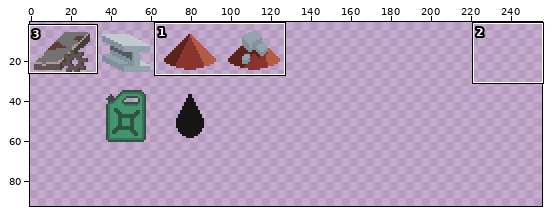
Two states of a pixel-art file, assets/icons/items/items.aseprite. Above, an overview of the earlier version with the close-up marked.
Close-up. Before the commit:
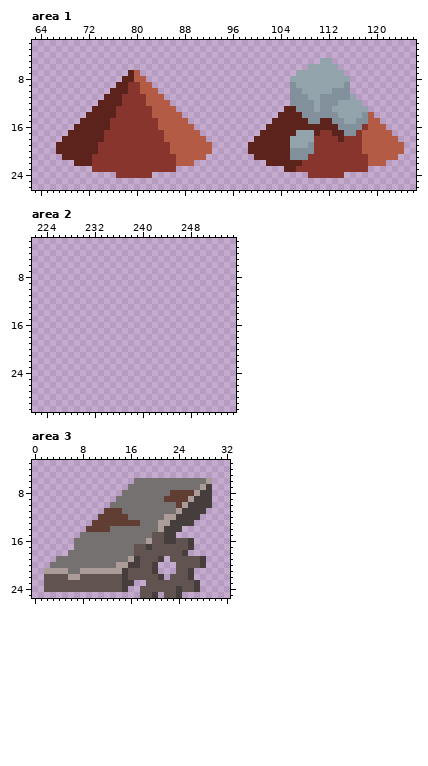
256x256 pixels, 1 frame. Colours within 5 levels of each other are drawn and written as one. Shown: area 1: x 63..126, y 2..26; area 2: x 222..255, y 2..30; area 3: x 0..32, y 3..25. The wide view leaves out empty margins. The commit also changed other parts of the picture, which this record leaves out.
And afterwards:
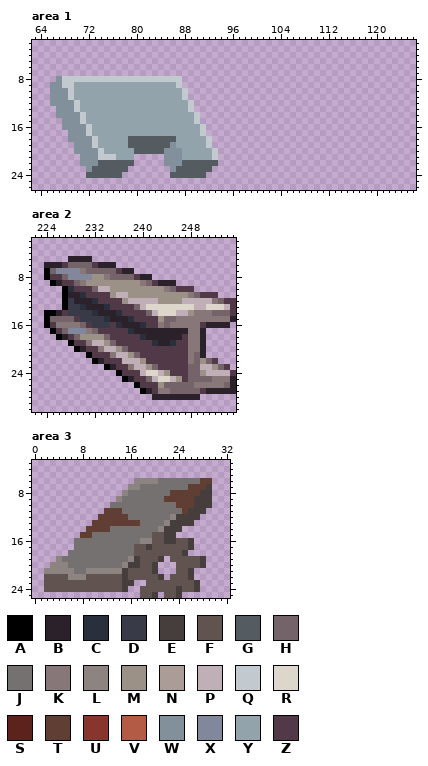
Palette (. is transparent): A #000000  B #2a212b  C #2a2f3c  D #383b47  E #453e3c  F #61534f  G #555c61  H #746368  J #757170  K #887778  L #8d8380  M #9c9186  N #ab9c98  P #c0afb7  Q #c3cacf  R #dcd7ca  S #5c231d  T #613e34  U #88362d  V #b45b45  W #81909a  X #81889c  Y #93a3ab  Z #513947
Difference:
Changed rows in their new state; - is an unchanged pixel.
Area 1, layer "material":
first column x 66:
 5 ---------------------------------------------..------------
 6 -------------------------------------------.....-----------
 7 -------------..--------------------------........----------
 8 -WQQQQQQQQQQQQQQQQQQQQ------------------..........---------
 9 WWQQYYYYYYYYYYYYYYYYYQ------------------..........---------
10 WWWQYYYYYYYYYYYYYYYYYYQ-----------------..........---------
11 WWWQYYYYYYYYYYYYYYYYYYQ-----------------...........--------
12 WWWWQYYYYYYYYYYYYYYYYYYQ----------------............-------
13 -WWWQYYYYYYYYYYYYYYYYYYQ---------------..............------
14 -WWWWQYYYYYYYYYYYYYYYYYYQ-------------................-----
15 --WWWQYYYYYYYYYYYYYYYYYYQ------------..................----
16 --WWWWQYYYYYYYYYYYYYYYYYYQ----------....................---
17 ---WWWQYYYYYYYYYYYYYYYYYYQ---------......................--
18 --.WWWWQYYYYYGGGGGGGGYYYYYQ-------........................-
19 -...WWWQYYYYYGGGGGGGWYYYYYQ------..........................
20 -...WWWWQYYYYYGGGGGWWWYYYYYQ-----..........................
21 --...WWWQQQYYY.....WWWYYYYYQ------........................-
22 ----.WWWGGGGGG.....WWWGGGGGG--------....................---
23 ------WGGGGGG.......WGGGGGG------------..............------
24 ------GGGGGG.....---GGGGGG-----------------......----------
Area 2, layer "material":
first column x 224:
 5 ----BBBB------------------------
 6 BBBZHHHHZBBB--------------------
 7 AHXXXXKHHHHHZBB-----------------
 8 AZZHXXXXMMKHHHHZBB--------------
 9 -ABZZHKMMMMMMMMMKHZBBB----------
10 ---ACZZZHPPMMMMMMMMMKHZZZ-------
11 ---ABBCZZZZMPPMMMMMMMMMMKHZZZ---
12 ---ADBBBCZZZZMPPPPPMMMMPPPPPKHZZ
13 ---ADDCBBBCZZZZHPRRRRRRRRPPRRRPZ
14 AABZDDDDCBBBCZZZZHPRRRPPMKKKHHHZ
15 AHHHHZDDDDCBBBCZZZZMHHKKKKKKKKKB
16 AZKKKKHZDDDZCBBBCZZKHKKKKKZBBBB-
17 -AZHXXXKHZZZZZCBBBBBBBBBKKB-----
18 --ABZHMMMMHZZZZZCBBBBBBZKKB-----
19 ----AZZKPPMHZZZZZZCBBCZZKKB-----
20 -----ABZZKPPMHZZZZZZZZZZKKB-----
21 -------AZZZKPPMHZZZZZZZZKHB-----
22 --------ABZZZPPPMZZZZZZZKHMHZ---
23 ----------ABZZKPPMHZZZZZHHPPMHZ-
24 ------------AZZZPRRPMZZZHHMPPPPZ
25 -------------ABZZHPRRPMZHHHHKKKB
26 ---------------AZZZMHHHHHKKKKKHB
27 ----------------ABZKKHHHHHZBBBBB
28 ------------------BBBBBBBB------
Area 3, layer "material":
first column x 2:
 6 ---------------LLLL-------TT
 7 --------------LL--------TTT-
 8 -------------L-----------T--
 9 ------------L-----------T---
10 -----------------------TT---
11 ----------------------JT----
12 --------------------JL------
13 -------------------JL-------
14 -------------------L--------
15 ------TT--------------------
16 ----------------LL----------
19 --L-----------L-------------
20 -LLL--------JL--------------
21 LLLLL-JLLLLLL---------------
22 ----LLL---------------------
